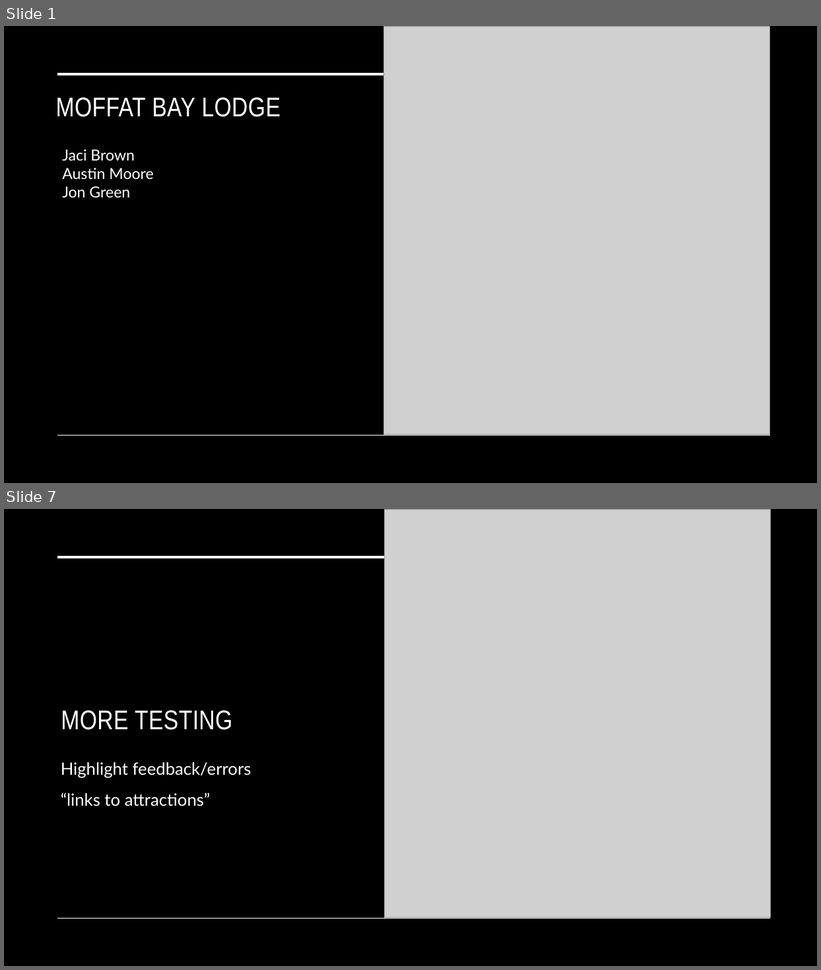
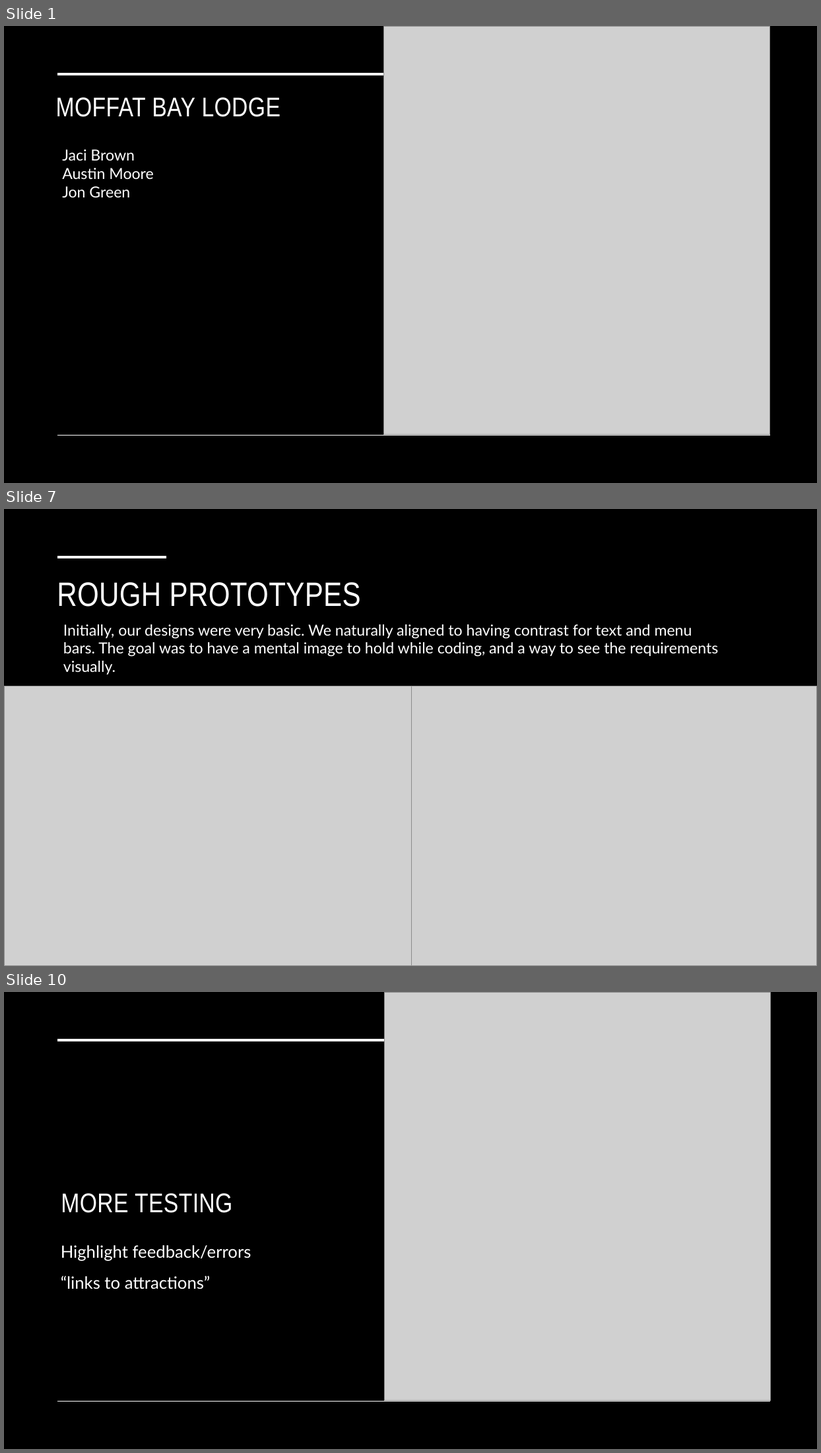
Before and after one commit to JKBrown11/Moffat-Bay, a slide deck: Presentation_Files/ROUGH_MBLodge_group1.pptx. Shown one above the other, each under a label of ours: slides 1 and 7 before the commit, slides 1, 7 and 10 after it; the slides between them are not shown. The pictures are 821x970 and 821x1453 pixels, drawn with LibreOffice and Linux fonts; fonts in the diff are those of the drawing; grey boxes stand for pictures. Boxes give left, top, right and bottom in pixels: in the first picture for what was removed or moved away, otherwise in the second. Text is boxed around its words. In the diff, an @@ line names an element or a change of style, - is before the commit and + after.

Commit message:
Updating presentation with prototype, ERD, and some about us/ lessons content

```diff
--- a/Presentation_Files/ROUGH_MBLodge_group1.pptx
+++ b/Presentation_Files/ROUGH_MBLodge_group1.pptx
@@ slide 7 added at bbox=[4, 509, 817, 966], background #000000 @@
@@ line added from (57, 557) to (167, 557), #FFFFFF 3.5 pt @@
@@ title added at bbox=[57, 582, 361, 607], 40 pt, text #FFFFFF @@
+ROUGH PROTOTYPES
@@ text added at bbox=[63, 625, 718, 657], 18 pt, text #FFFFFF @@
+Initially, our designs were very basic. We naturally aligned to having contrast for text and menu bars. The goal was to have a mental image to hold while coding, and a way to see the requirements visually.
@@ picture added at bbox=[4, 687, 411, 966] @@
@@ picture added at bbox=[411, 687, 817, 966] @@
@@ what was slide 7 is now slide 10 @@
```
Also in this commit, not shown: 2 slides changed, 5 other slides added, 3 slides removed, 2 other files.
